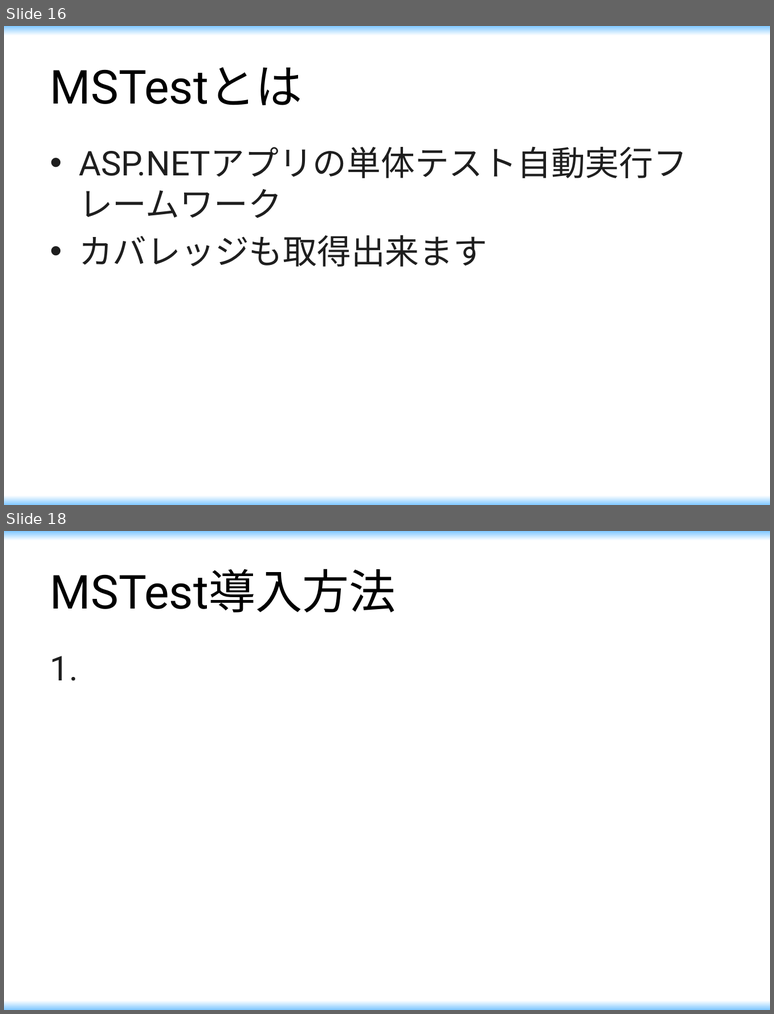
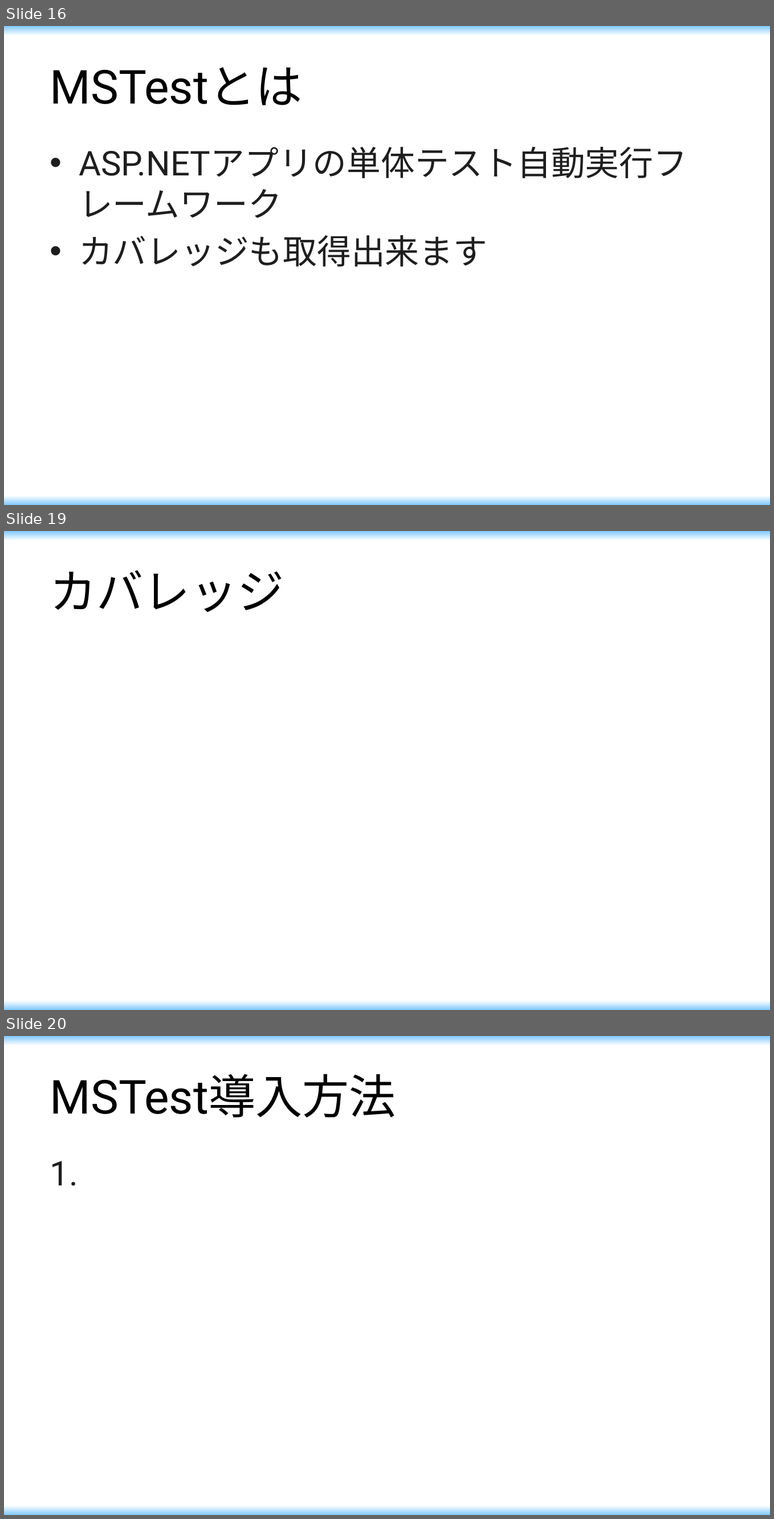
Before and after one commit to maikitakeda/first, a slide deck: document/勉強会.pptx. Shown one above the other, each under a label of ours: slides 16 and 18 before the commit, slides 16, 19 and 20 after it; the slides between them are not shown. The pictures are 774x1014 and 774x1519 pixels, drawn with LibreOffice and Linux fonts; fonts in the diff are those of the drawing. Boxes give left, top, right and bottom in pixels: in the first picture for what was removed or moved away, otherwise in the second. Text is boxed around its words. In the diff, an @@ line names an element or a change of style, - is before the commit and + after.

```diff
--- a/document/勉強会.pptx
+++ b/document/勉強会.pptx
@@ slide 19 added at [4,531,770,1010], background gradient #80C8FF to #FFFFFF @@
@@ title added at [50,570,284,612], 44 pt, text #000000 @@
+カバレッジ
@@ what was slide 18 is now slide 20 @@
```
Also in this commit, not shown: 3 slides changed, 21 other slides added, 1 slide removed.
